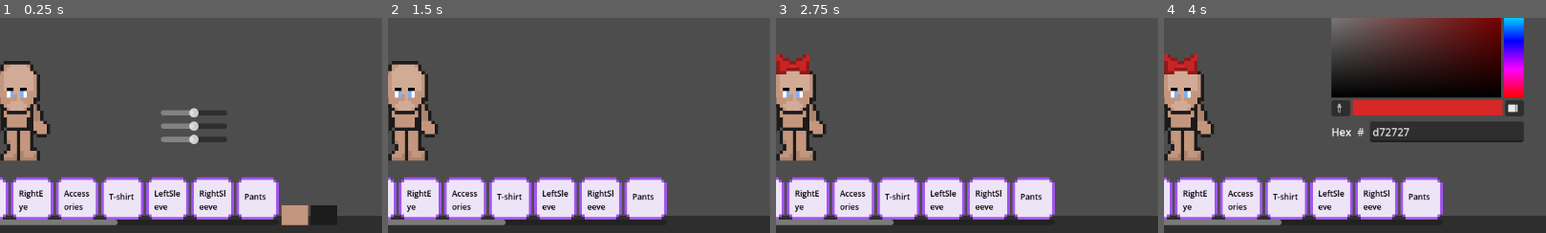
Above: before the commit, frames 1-4 (left to right).
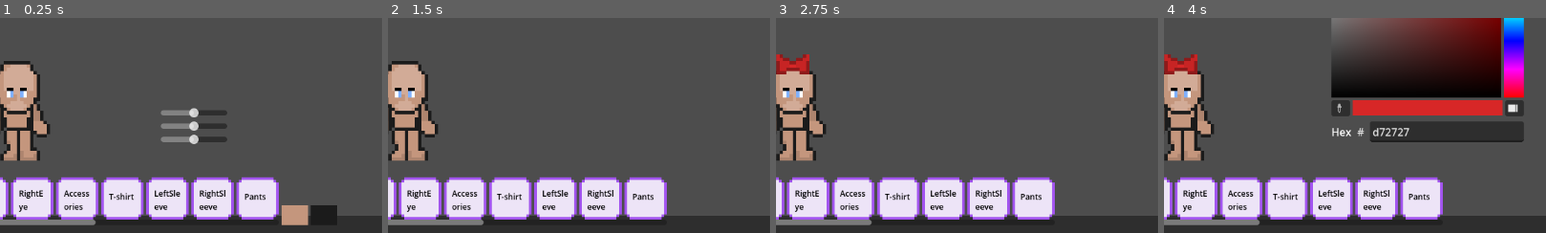
Above: after the commit, the same moments.

Repository: p1petto/CharacterMakerNew
Game: Godot game, scene res://Scenes/maker.tscn
The game is run twice, just before and just after one commit, with the same random seed, the same clock (stepped at 60 frames per second) and the same inputs.
Inputs (mouse positions are % of the whole screen's width and height, from its top left):
- Up to frame 1 (0.25 s): no input
- Up to frame 2 (1.5 s): click "Body" at 0.5 s; click "Accessories" at 1.25 s
- Up to frame 3 (2.75 s): click (15, 82) at 2 s
- Up to frame 4 (4 s): click (97, 5) at 2.75 s; click (95, 9) at 3.5 s
The pictures show only the part of the screen within x 48-98%, y 28-78%; the shares and areas given below are measured in that part.

The runs differ from the first frame. In frame 1, 0.2% of the frame differs, in the area x 24-31%, y 93-97%; in frame 2, 0.2%; in frame 3, 0.2%; in frame 4, 0.2%.

Commit message:
added: статичная одежда, юбка

Diff:
--- /dev/null
+++ b/Resources/Clothes/Skirt/Skirt1.tres
@@ -0,0 +1,20 @@
+[gd_resource type="Resource" script_class="StaticClothing" load_steps=4 format=3 uid="uid://cg0sha23o3bcm"]
+
+[ext_resource type="Script" path="res://Scripts/Clothes/resource_static_clothing.gd" id="1_egixq"]
+[ext_resource type="SpriteFrames" uid="uid://bi4mhdbl7v28e" path="res://Resources/Clothes/Skirt/Skirt1_Sprite_frames.tres" id="2_pgv8r"]
+[ext_resource type="SpriteFrames" uid="uid://c3es54qli43gf" path="res://Resources/Clothes/Skirt/Skirt1_Sprite_frames_line.tres" id="3_hsnvq"]
+
+[resource]
+script = ExtResource("1_egixq")
+parent_node = ""
+anchor_node = "Body"
+sprite_frames = ExtResource("2_pgv8r")
+sprite_frames_line = ExtResource("3_hsnvq")
+z_down = 5
+z_right = 4
+z_top = 6
+z_left = 4
+pos = Vector2(32, 32)
+name_clothing = "Skirt"
+initial_color = Color(1, 1, 1, 1)
+initial_color_line = Color(0.105882, 0.105882, 0.105882, 1)
--- /dev/null
+++ b/Resources/Clothes/Skirt/Skirt1_Sprite_frames.tres
@@ -0,0 +1,54 @@
+[gd_resource type="SpriteFrames" load_steps=6 format=3 uid="uid://bi4mhdbl7v28e"]
+
+[ext_resource type="Texture2D" uid="uid://oj5m0p3qt1c5" path="res://Assets/Character/Clothes/Skirt/Skirt 1/skirt1.png" id="1_1f4gw"]
+
+[sub_resource type="AtlasTexture" id="AtlasTexture_dc3ap"]
+atlas = ExtResource("1_1f4gw")
+region = Rect2(0, 0, 64, 64)
+
+[sub_resource type="AtlasTexture" id="AtlasTexture_nwabo"]
+atlas = ExtResource("1_1f4gw")
+region = Rect2(128, 0, 64, 64)
+
+[sub_resource type="AtlasTexture" id="AtlasTexture_6gb7c"]
+atlas = ExtResource("1_1f4gw")
+region = Rect2(64, 0, 64, 64)
+
+[sub_resource type="AtlasTexture" id="AtlasTexture_jb3ox"]
+atlas = ExtResource("1_1f4gw")
+region = Rect2(192, 0, 64, 64)
+
+[resource]
+animations = [{
+"frames": [{
+"duration": 1.0,
+"texture": SubResource("AtlasTexture_dc3ap")
+}],
+"loop": true,
+"name": &"down",
+"speed": 5.0
+}, {
+"frames": [{
+"duration": 1.0,
+"texture": SubResource("AtlasTexture_nwabo")
+}],
+"loop": true,
+"name": &"left",
+"speed": 5.0
+}, {
+"frames": [{
+"duration": 1.0,
+"texture": SubResource("AtlasTexture_6gb7c")
+}],
+"loop": true,
+"name": &"right",
+"speed": 5.0
+}, {
+"frames": [{
+"duration": 1.0,
+"texture": SubResource("AtlasTexture_jb3ox")
+}],
+"loop": true,
+"name": &"top",
+"speed": 5.0
+}]
--- /dev/null
+++ b/Resources/Clothes/Skirt/Skirt1_Sprite_frames_line.tres
@@ -0,0 +1,54 @@
+[gd_resource type="SpriteFrames" load_steps=6 format=3 uid="uid://c3es54qli43gf"]
+
+[ext_resource type="Texture2D" uid="uid://bynbfs4pvxx7" path="res://Assets/Character/Clothes/Skirt/Skirt 1/line_skirt1.png" id="1_k2342"]
+
+[sub_resource type="AtlasTexture" id="AtlasTexture_l82tb"]
+atlas = ExtResource("1_k2342")
+region = Rect2(0, 0, 64, 64)
+
+[sub_resource type="AtlasTexture" id="AtlasTexture_r36qh"]
+atlas = ExtResource("1_k2342")
+region = Rect2(128, 0, 64, 64)
+
+[sub_resource type="AtlasTexture" id="AtlasTexture_guvdy"]
+atlas = ExtResource("1_k2342")
+region = Rect2(64, 0, 64, 64)
+
+[sub_resource type="AtlasTexture" id="AtlasTexture_xrl3n"]
+atlas = ExtResource("1_k2342")
+region = Rect2(192, 0, 64, 64)
+
+[resource]
+animations = [{
+"frames": [{
+"duration": 1.0,
+"texture": SubResource("AtlasTexture_l82tb")
+}],
+"loop": true,
+"name": &"down",
+"speed": 5.0
+}, {
+"frames": [{
+"duration": 1.0,
+"texture": SubResource("AtlasTexture_r36qh")
+}],
+"loop": true,
+"name": &"left",
+"speed": 5.0
+}, {
+"frames": [{
+"duration": 1.0,
+"texture": SubResource("AtlasTexture_guvdy")
+}],
+"loop": true,
+"name": &"right",
+"speed": 5.0
+}, {
+"frames": [{
+"duration": 1.0,
+"texture": SubResource("AtlasTexture_xrl3n")
+}],
+"loop": true,
+"name": &"top",
+"speed": 5.0
+}]
--- a/Resources/DynamicPart/Body/ManBody.tres
+++ b/Resources/DynamicPart/Body/ManBody.tres
@@ -1,4 +1,4 @@
-[gd_resource type="Resource" script_class="DynamicBodyPart" load_steps=2 format=3 uid="uid://dc424wvsgatoa"]
+[gd_resource type="Resource" script_class="Dynamic" load_steps=2 format=3 uid="uid://dc424wvsgatoa"]
 
 [ext_resource type="Script" path="res://Scripts/DynamicParts/resource_dynamic_part.gd" id="1_i318d"]
 
--- a/Resources/DynamicPart/Body/ManBodyTest.tres
+++ b/Resources/DynamicPart/Body/ManBodyTest.tres
@@ -1,4 +1,4 @@
-[gd_resource type="Resource" script_class="DynamicBodyPart" load_steps=2 format=3 uid="uid://br5mnj2pgkdc2"]
+[gd_resource type="Resource" script_class="Dynamic" load_steps=2 format=3 uid="uid://br5mnj2pgkdc2"]
 
 [ext_resource type="Script" path="res://Scripts/DynamicParts/resource_dynamic_part.gd" id="1_5q36s"]
 
--- a/Scenes/UI/custom_color_picker_button.tscn
+++ b/Scenes/UI/custom_color_picker_button.tscn
@@ -4,7 +4,7 @@
 [ext_resource type="Script" path="res://Scripts/UI/color_picker.gd" id="2_pos8s"]
 
 [sub_resource type="StyleBoxFlat" id="StyleBoxFlat_8vh4c"]
-bg_color = Color(1, 0.309786, 0.472127, 1)
+bg_color = Color(0, 0, 0, 1)
 
 [node name="Button" type="Button"]
 custom_minimum_size = Vector2(8, 8)
--- a/Scenes/character.tscn
+++ b/Scenes/character.tscn
@@ -9,6 +9,7 @@
 [ext_resource type="Resource" uid="uid://bolc5spph738q" path="res://Resources/ConditionallyDynamicParts/Legs/Lef left/LegLeft.tres" id="6_hqex5"]
 [ext_resource type="Resource" uid="uid://ba3fdcbmh34d8" path="res://Resources/ConditionallyDynamicParts/Arms/Arm left/ArmLeft.tres" id="7_bhysn"]
 [ext_resource type="Resource" uid="uid://b5huybpsmaodu" path="res://Resources/ConditionallyDynamicParts/Arms/Arm right/ArmRight.tres" id="8_22m0c"]
+[ext_resource type="PackedScene" uid="uid://ckykjcugbmj7g" path="res://Scenes/static_wear.tscn" id="10_3qe68"]
 
 [node name="Character" type="Node2D"]
 script = ExtResource("1_qxlcm")
@@ -90,3 +91,5 @@
 walk_animation_offset_vertical = Array[Vector2]([Vector2(-1, -1), Vector2(1, -1), Vector2(1, -1), Vector2(1, 1), Vector2(-1, 1), Vector2(-1, 1)])
 idle_ainmation_offset_horizontal = Array[Vector2]([Vector2(0, 0), Vector2(0, 0), Vector2(0, -1), Vector2(0, 0), Vector2(0, 1)])
 walk_animation_offset_horizontal = Array[Vector2]([Vector2(0, -1), Vector2(0, -1), Vector2(0, -1), Vector2(0, 1), Vector2(0, 1), Vector2(0, 1)])
+
+[node name="Skirt" parent="." instance=ExtResource("10_3qe68")]
--- a/Scenes/color_picker_button_container.gd
+++ b/Scenes/color_picker_button_container.gd
@@ -5,7 +5,7 @@
 @onready var button_scroll_container = $"../ButtonsScrollContainer"
 @onready var color_scheme_controller = $"../../../CatalogContainer/ColorSettings/CenterContainer/ColorSchemeController"
 var color_picker_button_scene = preload("res://Scenes/UI/custom_color_picker_button.tscn")
-
+@onready var line_color_picker_container = $"../ColorPickerButtonContainerBorder"
 # Called when the node enters the scene tree for the first time.
 func _ready() -> void:
 	# Создаём кнопки для каждого дочернего элемента в catalog
@@ -42,6 +42,15 @@
 		character_element._connect_color_changed_signal()
 		character_element._connect_color()
 		color_scheme_controller.clothes_buttons.append(color_picker_button)
+	elif child.is_in_group("StaticClothesTab"):
+		var parent_node = character
+		if child.catalog_items[0].static_clothing.parent_node:
+			parent_node = parent_node.get_node(child.catalog_items[0].static_clothing.parent_node)
+		character_element = parent_node.get_node(child.catalog_items[0].static_clothing.name_clothing)
+		line_color_picker_container._create_and_assign_color_picker_static_clothes(character_element)
+		character_element.color_picker_button = color_picker_button
+		color_scheme_controller.clothes_buttons.append(color_picker_button)
+
 	else:
 		character_element = character.find_child(child.name, true, false)
 		character_element.color_picker_button = color_picker_button
--- a/Scenes/dynamic_part.tscn
+++ b/Scenes/dynamic_part.tscn
@@ -12,6 +12,10 @@
 [node name="DynamicPart" type="Node2D"]
 material = SubResource("ShaderMaterial_oo8fd")
 script = ExtResource("1_aptrw")
+idle_ainmation_offset_vertical = null
+walk_animation_offset_vertical = null
+idle_ainmation_offset_horizontal = null
+walk_animation_offset_horizontal = null
 
 [node name="Idle-sheet2" type="Sprite2D" parent="."]
 visible = false
--- a/Scenes/maker.tscn
+++ b/Scenes/maker.tscn
@@ -16,6 +16,7 @@
 [ext_resource type="Resource" uid="uid://0xs0hm7qike0" path="res://Resources/CatalogItems/ConditionallyDynamicPart/Legs/Left Leg/LeftLeg.tres" id="10_1t4ok"]
 [ext_resource type="Resource" uid="uid://b121ijuxw03s3" path="res://Resources/CatalogItems/ConditionallyDynamicPart/Legs/Right Leg/RightLeg.tres" id="11_lknkn"]
 [ext_resource type="Resource" uid="uid://cl0ajdt5ypwmh" path="res://Resources/CatalogItems/DynamicPart/Body/Body.tres" id="11_wp1wm"]
+[ext_resource type="Resource" uid="uid://cg0sha23o3bcm" path="res://Resources/Clothes/Skirt/Skirt1.tres" id="12_lmhk2"]
 [ext_resource type="Resource" uid="uid://danlbkb3wqnt4" path="res://Resources/CatalogItems/StaticElement/Eyes/Eye1/LeftEye/LeftEye.tres" id="14_7nups"]
 [ext_resource type="Script" path="res://Scripts/StaticElements/resource_static_element.gd" id="15_1qk7a"]
 [ext_resource type="Resource" uid="uid://xb00p14w71s4" path="res://Resources/CatalogItems/StaticElement/Eyes/Eye1/RightEye/RightEye.tres" id="17_nc5m7"]
@@ -248,6 +249,12 @@
 item_class = "RightLeg"
 dynamic_clothes = SubResource("Resource_kpkwv")
 
+[sub_resource type="Resource" id="Resource_aeajo"]
+script = ExtResource("5_sbt4v")
+item_type = "Static_Clothing"
+item_class = "Body"
+static_clothing = ExtResource("12_lmhk2")
+
 [node name="Maker" type="Node2D"]
 texture_filter = 1
 script = ExtResource("1_wror2")
@@ -483,6 +490,11 @@
 catalog_items = Array[ExtResource("5_sbt4v")]([SubResource("Resource_c3a1m"), ExtResource("41_sr111")])
 linked_symmetrical_element = NodePath("../LeftFootwear")
 
+[node name="Skirt" parent="UI/Catalog/CatalogContainer" groups=["StaticClothesTab"] instance=ExtResource("4_kavcm")]
+visible = false
+layout_mode = 2
+catalog_items = Array[ExtResource("5_sbt4v")]([SubResource("Resource_aeajo")])
+
 [node name="ColorSettings" parent="UI/Catalog/CatalogContainer" groups=["SettingsTab"] instance=ExtResource("4_kavcm")]
 visible = false
 layout_mode = 2
--- /dev/null
+++ b/Scenes/static_wear.tscn
@@ -0,0 +1,11 @@
+[gd_scene load_steps=2 format=3 uid="uid://ckykjcugbmj7g"]
+
+[ext_resource type="Script" path="res://Scripts/Clothes/static_clothing.gd" id="1_ea63t"]
+
+[node name="StaticWear" type="Node2D" groups=["StaticClothes"]]
+position = Vector2(32, 32)
+script = ExtResource("1_ea63t")
+
+[node name="Base" type="AnimatedSprite2D" parent="."]
+
+[node name="Line" type="AnimatedSprite2D" parent="."]
--- a/Scripts/CatalogItemResource.gd
+++ b/Scripts/CatalogItemResource.gd
@@ -2,19 +2,20 @@
 
 class_name CatalogItem
 
-@export_enum("Dynamic", "Conditionally_dynamic", "Static", "Accessories", "Dynamic_clothes", "Clothes")
+@export_enum("Dynamic", "Conditionally_dynamic", "Static", "Accessories", "Dynamic_clothes", "Clothes", "Static_Clothing")
 var item_type: String = "Static"
 
 @export_enum("Body", "Head", "LeftLeg", "RightLeg", "LeftArm", "RightArm", "LeftEye", "RightEye", "Accessories")
 var item_class: String = "Body"
 
 @export var icon: CompressedTexture2D
-@export var dynamic_part: DynamicBodyPart
+@export var dynamic_part: Dynamic
 @export var conditionally_dynamic_part: ConditionallyDynamic
 @export var static_element: Static
 @export var accessorie: Accessorie
 @export var dynamic_clothes: DynamicClothes
 @export var clothes: Clothes
+@export var static_clothing: StaticClothing
 
 # Called when the node enters the scene tree for the first time.
 func _ready() -> void:
--- /dev/null
+++ b/Scripts/Clothes/resource_static_clothing.gd
@@ -0,0 +1,20 @@
+extends Resource
+
+class_name StaticClothing
+
+@export var parent_node: String = ""
+@export var anchor_node: String = ""
+@export var sprite_frames: SpriteFrames
+@export var sprite_frames_line: SpriteFrames
+
+@export var z_down: int
+@export var z_right: int
+@export var z_top: int
+@export var z_left: int
+
+@export var pos: Vector2
+
+@export var name_clothing: String
+
+@export var initial_color: Color = Color (1, 1, 1)
+@export var initial_color_line: Color = Color (1, 1, 1)
--- /dev/null
+++ b/Scripts/Clothes/static_clothing.gd
@@ -0,0 +1,64 @@
+extends Node2D
+
+@export var resource_clothing: StaticClothing
+
+
+@onready var base = $Base
+@onready var line = $Line
+
+var color_picker_button
+var color_picker_button_line
+var cur_color: Color
+var initial_color: Color = Color(1,1,1)
+var initial_color_line: Color
+
+var anchor_node
+
+
+func initialize():
+	if resource_clothing.sprite_frames and resource_clothing.sprite_frames_line:
+		base.sprite_frames = resource_clothing.sprite_frames
+		line.sprite_frames = resource_clothing.sprite_frames_line
+	position = resource_clothing.pos
+	change_direction()
+	call_deferred("_connect_color_changed_signal")
+	call_deferred("_connect_color")
+
+func change_direction():
+	base.animation = Global.current_dir
+	line.animation = Global.current_dir
+	match Global.current_dir:
+		"down":
+			z_index = resource_clothing.z_down
+		"right":
+			z_index = resource_clothing.z_right
+		"top":
+			z_index = resource_clothing.z_top
+		"left":
+			z_index = resource_clothing.z_left
+
+
+func _connect_color_changed_signal():
+	color_picker_button.color_changed.connect(_on_color_changed)
+	color_picker_button_line.color_changed.connect(_on_line_color_changed)
+
+func _connect_color():
+	cur_color = resource_clothing.initial_color
+	color_picker_button._on_color_picker_color_changed(cur_color)
+	color_picker_button.color_picker.color = cur_color
+	initial_color = cur_color
+	initial_color_line = resource_clothing.initial_color_line
+	set_start_color()
+
+func set_start_color() -> void:
+	cur_color = initial_color
+	_on_color_changed(initial_color)
+	_on_line_color_changed(initial_color_line)
+
+func _on_color_changed(new_color: Color) -> void:
+	cur_color = new_color
+	base.self_modulate = cur_color
+
+func _on_line_color_changed(new_color: Color) -> void:
+	line.self_modulate = new_color
+	color_picker_button_line.set_new_bg_color(new_color)
--- a/Scripts/DynamicParts/dynamic_part.gd
+++ b/Scripts/DynamicParts/dynamic_part.gd
@@ -1,6 +1,8 @@
 extends Node2D
 
-@export var dynamic_part: DynamicBodyPart
+class_name DynamicBodyPart
+
+@export var dynamic_part: Dynamic
 
 @export var idle_ainmation_offset_vertical: Array[Vector2]
 @export var walk_animation_offset_vertical: Array[Vector2]
--- a/Scripts/DynamicParts/resource_dynamic_part.gd
+++ b/Scripts/DynamicParts/resource_dynamic_part.gd
@@ -1,6 +1,6 @@
 extends Resource
 
-class_name  DynamicBodyPart
+class_name  Dynamic
 
 @export var down_array_points: PackedVector2Array
 @export var horizontal_array_points: PackedVector2Array
--- a/Scripts/UI/animation_controller.gd
+++ b/Scripts/UI/animation_controller.gd
@@ -85,6 +85,25 @@
 
 				character.cur_frame = frame_index
 
+		elif child.is_in_group("StaticClothes"):
+			var anchor_node = character
+			if child.resource_clothing.anchor_node:
+				anchor_node = anchor_node.get_node(child.resource_clothing.anchor_node)
+
+			if anchor_node.get(property_name) != null:
+				var offset_array = anchor_node.get(property_name)
+				if offset_array is Array and offset_array.size() > 0:
+					# Получаем индекс текущего кадра
+					var frame_index = animation_frame % offset_array.size()
+					var offset = offset_array[frame_index]
+
+					# Применяем смещение к положению элемента одежды
+					child.position = child.resource_clothing.pos + offset
+
+					# Если у элемента одежды есть метод update_frame, вызываем его
+					if child.has_method("update_frame"):
+						child.update_frame(frame_index)
+
 
 	# Увеличиваем счетчик кадров ровно на единицу
 	animation_frame += 1
--- a/Scripts/UI/catalog.gd
+++ b/Scripts/UI/catalog.gd
@@ -41,6 +41,9 @@
 	if current_tab.is_in_group("ConditionallyDynamicTab") or current_tab.is_in_group("DynamicTab"):
 		color_picker_button_border= color_picker_button_container_border.get_node(NodePath(current_tab.name))  # Преобразуем строку в NodePath
 		color_picker_button_border.visible = true
+	elif current_tab.is_in_group("StaticClothesTab"):
+		color_picker_button_border= color_picker_button_container_border.get_node(current_tab.catalog_items[0].static_clothing.name_clothing)
+		color_picker_button_border.visible = true
 
 #func _on_color_updated(color):
 	#
@@ -76,11 +79,11 @@
 		var linked_node
 		var current_node
 		# Поиск ноды внутри character или его дочерних элементов
-		if !current_tab.is_in_group("DynamicClothesTab"):
+		if !current_tab.is_in_group("DynamicClothesTab") and !current_tab.is_in_group("StaticClothesTab"):
 			current_node = character.find_child(str(current_tab.name), true, false)
 			linked_node = character.find_child(str(linked_tab.name), true, false)
 
-		else:
+		elif current_tab.is_in_group("DynamicClothesTab"):
 			current_node = character.find_child(str(current_tab.catalog_items[0].item_class), true, false)
 			linked_node = character.find_child(str(current_tab.linked_symmetrical_element.catalog_items[0].item_class), true, false)
 			if current_tab.catalog_items[0].dynamic_clothes.is_flooded_inside:
@@ -91,6 +94,5 @@
 				linked_node = linked_node.find_child("TipWear", true, false)
 
 
-
 		current_node.is_symmetrical = toggled_on
 		linked_node.is_symmetrical = toggled_on
--- a/Scripts/UI/catalog_list.gd
+++ b/Scripts/UI/catalog_list.gd
@@ -49,6 +49,9 @@
 
 		"Clothes":
 			_handle_clothes_item(slot_index, item_class)
+
+		"Static_Clothing":
+			_handle_static_clothes_item(slot_index, item_class)
 
 
 
@@ -153,3 +156,14 @@
 	var current_node = character.get_node(item_class)
 
 	current_node.initialize_clothes(part, part.clothes_type)
+
+
+func _handle_static_clothes_item(slot_index, item_class):
+	var resource_part = catalog_items[slot_index].static_clothing
+	var parent_node = character
+	if catalog_items[slot_index].static_clothing.anchor_node:
+		parent_node.get_node(catalog_items[slot_index].static_clothing.anchor_node)
+
+	var current_node = parent_node.get_node(catalog_items[slot_index].static_clothing.name_clothing)
+	current_node.resource_clothing = resource_part
+	current_node.initialize()
--- a/Scripts/UI/color_picker_button_container_border.gd
+++ b/Scripts/UI/color_picker_button_container_border.gd
@@ -22,7 +22,12 @@
 	var character_element
 	character_element = character.find_child(child.name, true, false)
 	character_element.color_picker_button_border = color_picker_button
-	#color_scheme_controller.body_buttons.append(color_picker_button)
-#
-			#
-			#
+
+func _create_and_assign_color_picker_static_clothes(element):
+	var color_picker_button = color_picker_button_scene.instantiate()
+	color_picker_button.name = element.name
+	color_picker_button.size = Vector2(40, 30)
+
+	add_child(color_picker_button)
+	color_picker_button.visible = false
+	element.color_picker_button_line = color_picker_button
--- a/Scripts/character.gd
+++ b/Scripts/character.gd
@@ -46,6 +46,7 @@
 	clothes_plants_instance.name = "Pants"
 	body.polygon2d.add_child(clothes_plants_instance)
 
+
 func _process(delta: float) -> void:
 	pass
 
@@ -60,6 +61,8 @@
 			child.setup_polygon(Global.current_dir)
 		elif child.is_in_group("ConditionallyDynamic"):
 			child.change_direction(Global.current_dir)
+		elif child.is_in_group("StaticClothes"):
+			child.change_direction()
 	for child in head_static_elements.get_children():
 		if child.is_in_group("Static"):
 			child.change_direction(Global.current_dir)
--- a/project.godot
+++ b/project.godot
@@ -40,6 +40,8 @@
 Clothes=""
 SettingsTab=""
 DynamicClothes=""
+StaticClothes=""
+StaticClothesTab=""
 
 [rendering]
 
Binary file added: Assets/Character/Clothes/Skirt/Skirt (adaptive)/line_skirt1_l.png
Not shown, added: Assets/Character/Clothes/Skirt/Skirt (adaptive)/line_skirt1_l.png.import
Binary file added: Assets/Character/Clothes/Skirt/Skirt (adaptive)/line_skirt1_r.png
Not shown, added: Assets/Character/Clothes/Skirt/Skirt (adaptive)/line_skirt1_r.png.import
Binary file added: Assets/Character/Clothes/Skirt/Skirt (adaptive)/skirt1_l.png
Not shown, added: Assets/Character/Clothes/Skirt/Skirt (adaptive)/skirt1_l.png.import
Binary file added: Assets/Character/Clothes/Skirt/Skirt (adaptive)/skirt1_r.png
Not shown, added: Assets/Character/Clothes/Skirt/Skirt (adaptive)/skirt1_r.png.import
Binary file added: Assets/Character/Clothes/Skirt/Skirt 1/line_skirt1.png
Not shown, added: Assets/Character/Clothes/Skirt/Skirt 1/line_skirt1.png.import
Binary file added: Assets/Character/Clothes/Skirt/Skirt 1/skirt1.png
Not shown, added: Assets/Character/Clothes/Skirt/Skirt 1/skirt1.png.import
(and 8 more such lines)
